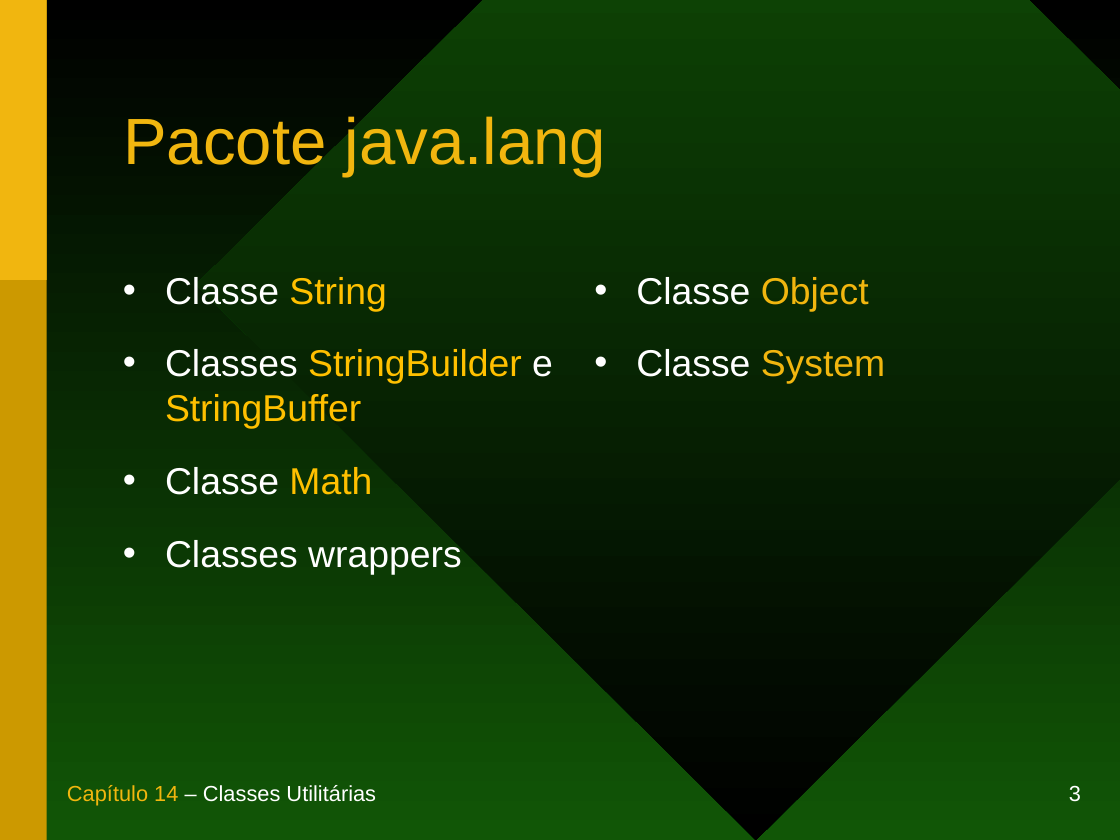
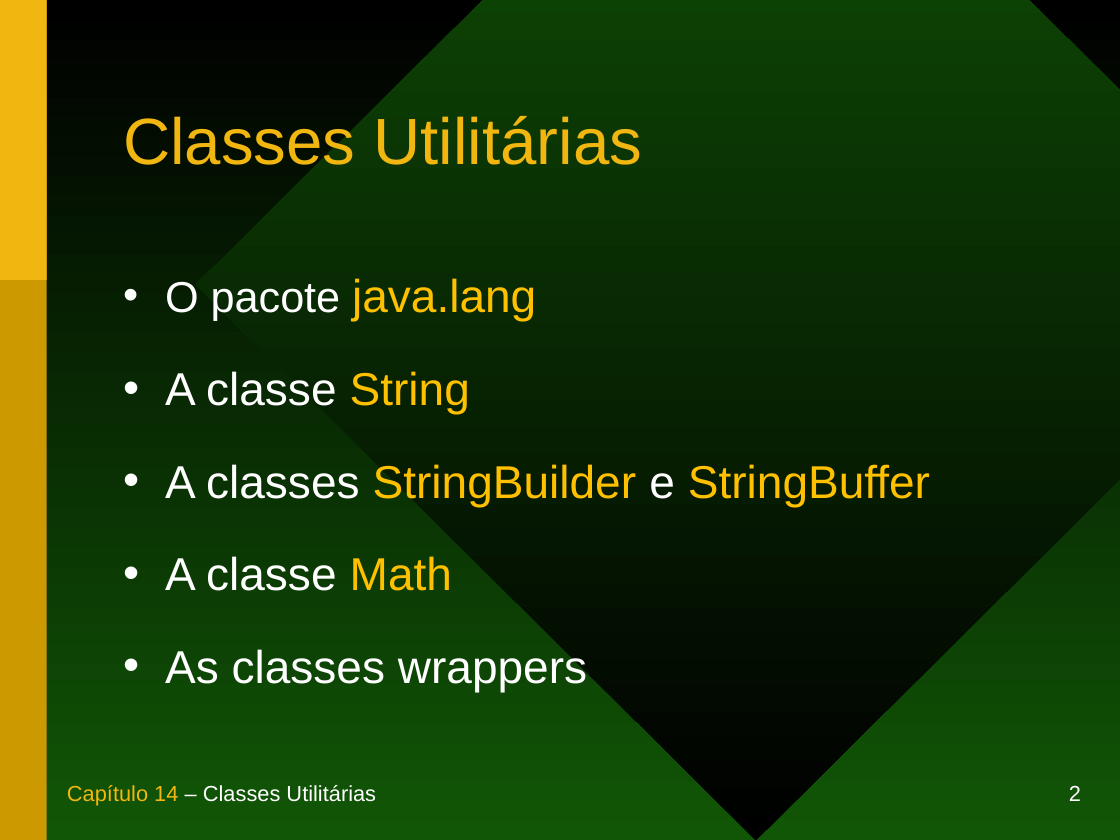
Before and after one commit to duchesqui/slzvieira-training, a slide deck: slide 2 of 1-Java-Programmer-Modulo-I/14.Capitulo14.ppt (slide 3 before the commit). Drawn at 1120x840 pixels with LibreOffice and Linux fonts; fonts in the diff are those of the drawing. Boxes give left, top, right and bottom in pixels: in the first picture for what was removed or moved away, otherwise in the second. Text is boxed around its words. In the diff, an @@ line names an element or a change of style, - is before the commit and + after.

```diff
--- a/1-Java-Programmer-Modulo-I/14.Capitulo14.ppt
+++ b/1-Java-Programmer-Modulo-I/14.Capitulo14.ppt
@@ title at [123,116,643,165]: text changed @@
-Pacote java.lang
+Classes Utilitárias
@@ text at [165,278,930,692]: text changed; size 24 to 29.6 pt @@
-• Classe String
-• Classes StringBuilder e StringBuffer
-• Classe Math
-• Classes wrappers
+• O pacote java.lang
+• A classe String
+• A classes StringBuilder e StringBuffer
+• A classe Math
+• As classes wrappers
@@ text removed at [636,277,885,384] @@
-• Classe Object
-• Classe System
@@ page number at [1069,785,1081,801]: text changed @@
-3
+2
```
Also in this commit, not shown: 1 other slide changed, 21 slides removed, 3 other files.
